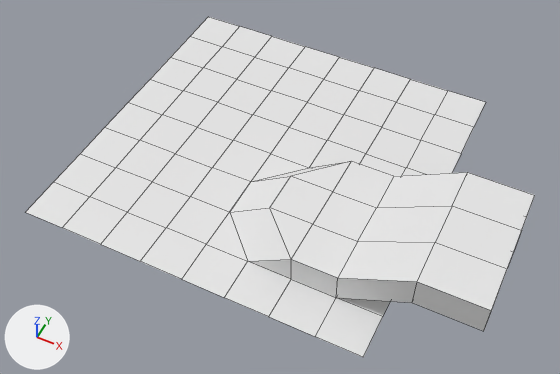
What one commit did to the FBX model assets/Models/Ground/EasyPlane.fbx.
Before and after are seen from a camera (50 mm lens) standing at (0.441, -0.845, 0.977) and looking at (0.053, -0.069, 0.008). The lights are fixed; the arrows at lower left show +X, +Y and +Z. Mesh edges are drawn as thin lines. Vertices at the same position are counted once.
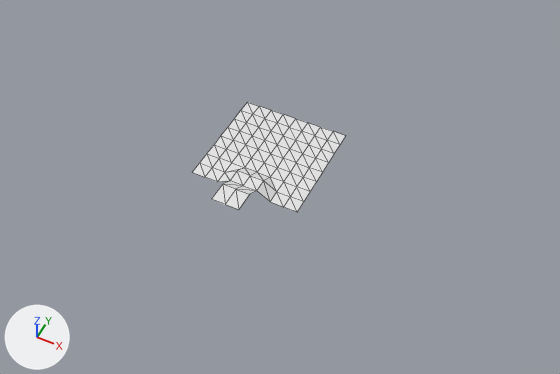
Where the change shows, as pixel boxes [x1, y1, x2, y2] in the pictures (560 x 374 px):
'Plane', reshaped, rescaled (70% narrower, 67% shorter): before [26, 17, 535, 357]; after [193, 102, 345, 212]

The change, as a list of edits to the scene's bpy script:
```text
Change me_plane:
    used by ob_plane; location = (0.0, 0.0, 0.0); scale = (0.299, 0.299, 0.299)
    remove me_plane.from_pydata(...)  # 105 vertices, 90 faces; spans x -1.0..1.47, y -1.0..1.0, z 0.0..0.38
    add me_plane.from_pydata(...)  # 87 vertices, 136 faces; spans x -1.0..1.0, y -1.6..1.0, z 0.0..0.31
    me_plane part 1
    33 vertices are removed from x -0.25..1.47, y -1.0..0.0, z 0.0..0.38
    90 faces are deleted
    15 vertices are added at x -0.25..0.5, y -1.6..-0.25, z 0.0..0.31
    136 new faces join them
Change ob_plane:
    ob_plane.scale: (0.299, 0.299, 0.299) -> (0.1, 0.1, 0.1)
```
